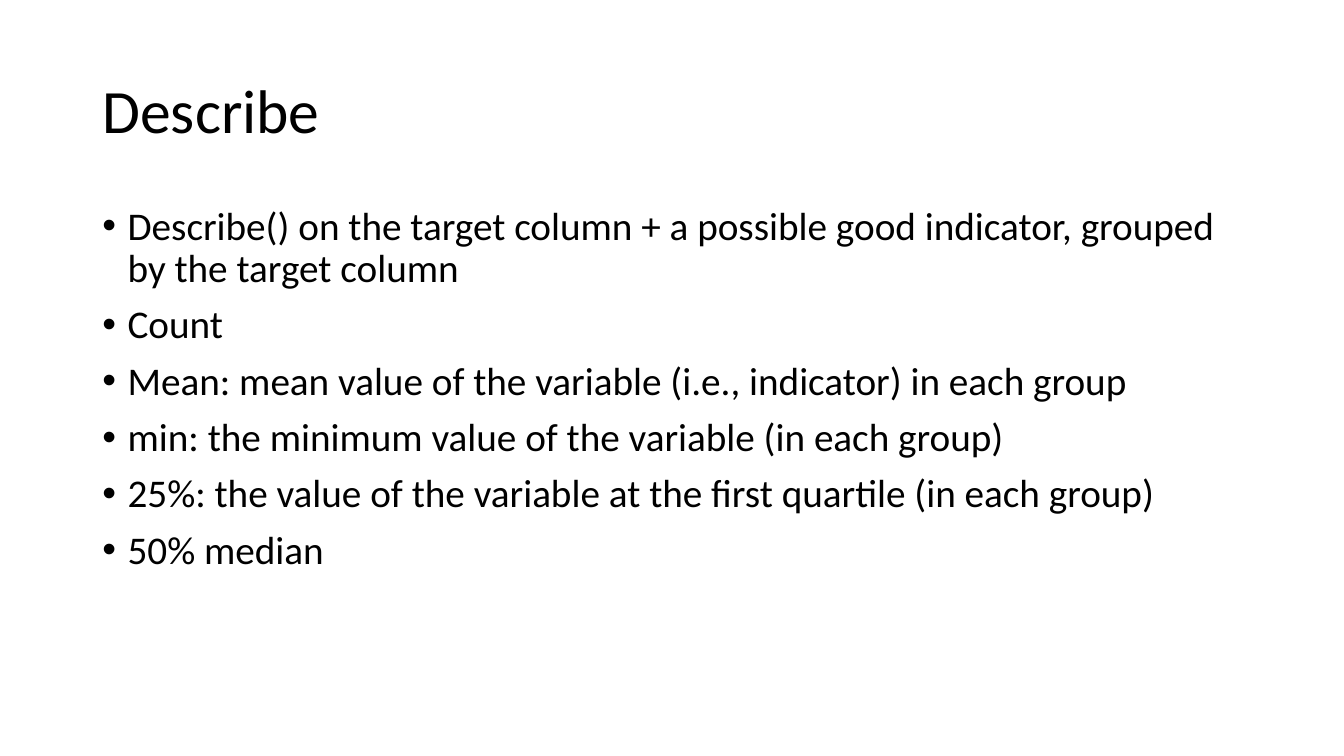
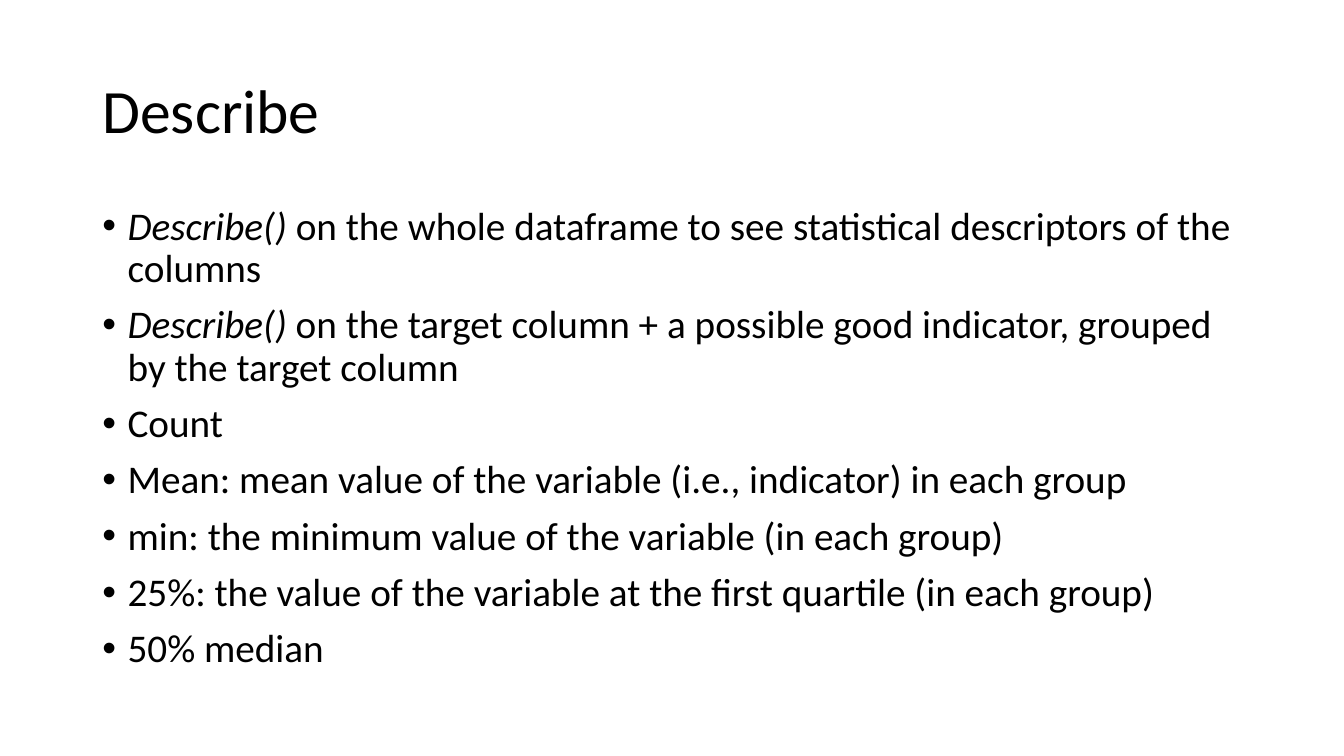
Before and after one commit to FranzGH/IoT_ML, a slide deck: slide 5 of Statistics essential.pptx. Drawn at 1344x756 pixels with LibreOffice and Linux fonts; fonts in the diff are those of the drawing. Boxes give left, top, right and bottom in pixels: in the first picture for what was removed or moved away, otherwise in the second. Text is boxed around its words. In the diff, an @@ line names an element or a change of style, - is before the commit and + after.

```diff
--- a/Statistics essential.pptx
+++ b/Statistics essential.pptx
@@ text at (x1=128, y1=211, x2=1230, y2=283): paragraph added @@
+• Describe() on the whole dataframe to see statistical descriptors of the columns
@@ text at (x1=128, y1=309, x2=1211, y2=388): italic on in "Describe()" @@
```
Also in this commit, not shown: 4 other slides changed, 18 other files.
